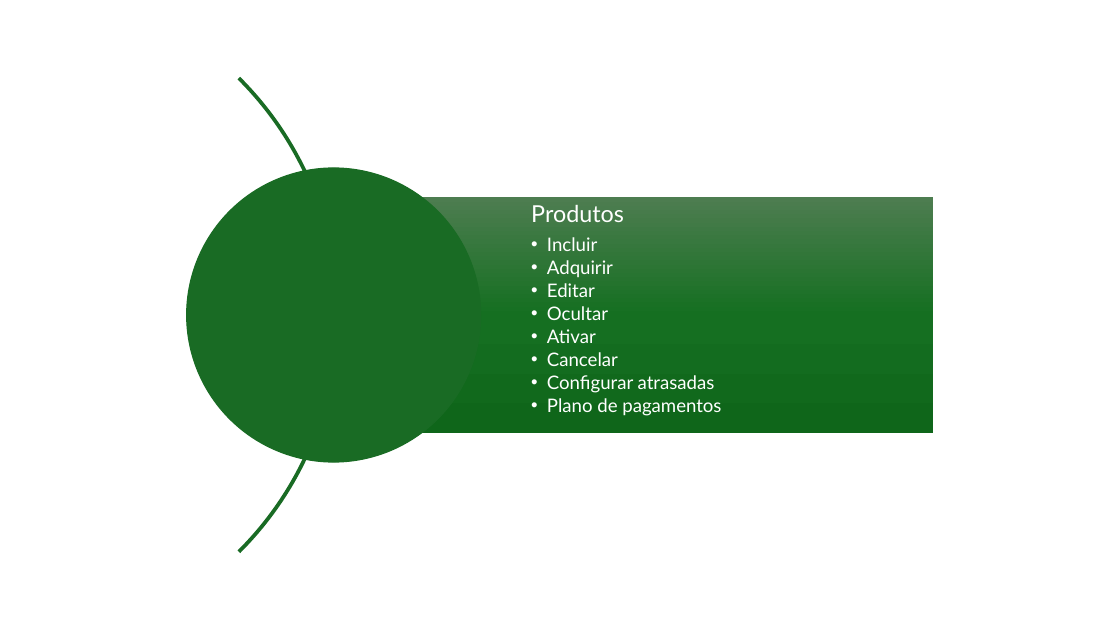
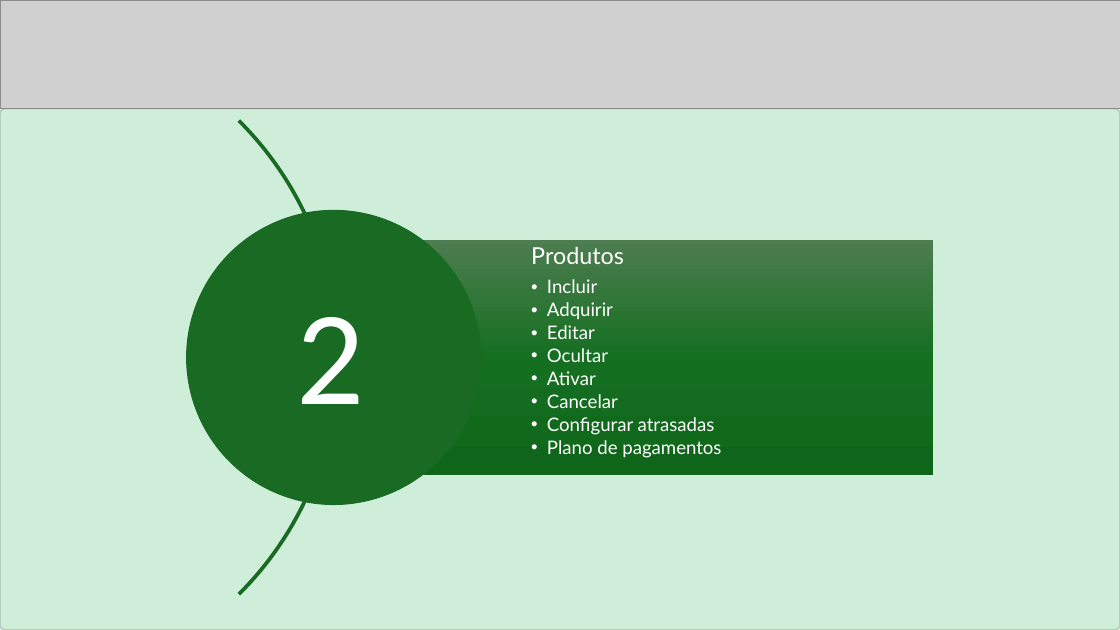
Before and after one commit to luiz-quintino/paraninfo, a slide deck: slide 5 of Paraninfo.pptx (slide 4 before the commit). Drawn at 1120x630 pixels with LibreOffice and Linux fonts; fonts in the diff are those of the drawing; grey boxes stand for pictures. Boxes give left, top, right and bottom in pixels: in the first picture for what was removed or moved away, otherwise in the second. Text is boxed around its words. In the diff, an @@ line names an element or a change of style, - is before the commit and + after.

```diff
--- a/Paraninfo.pptx
+++ b/Paraninfo.pptx
@@ picture added at bbox=[0, 0, 1120, 108] @@
@@ rounded rectangle added at bbox=[0, 108, 1120, 630], fill #CFEEDA, outline #B3CEBD 1.5 pt @@
@@ 1 text, 1 arch (boxed as its full ring), 1 ellipse, 1 rectangle: place and size @@
-1 text, 1 arch (boxed as its full ring), 1 ellipse, 1 rectangle at bbox=[0, 0, 933, 630]
+1 text, 1 arch (boxed as its full ring), 1 ellipse, 1 rectangle at bbox=[0, 23, 933, 630]
@@ text added at bbox=[297, 317, 365, 404], 115 pt, text #FFFFFF @@
+2
```
Also in this commit, not shown: 14 other slides changed, 7 slides added, 1 slide removed, 8 other files.
